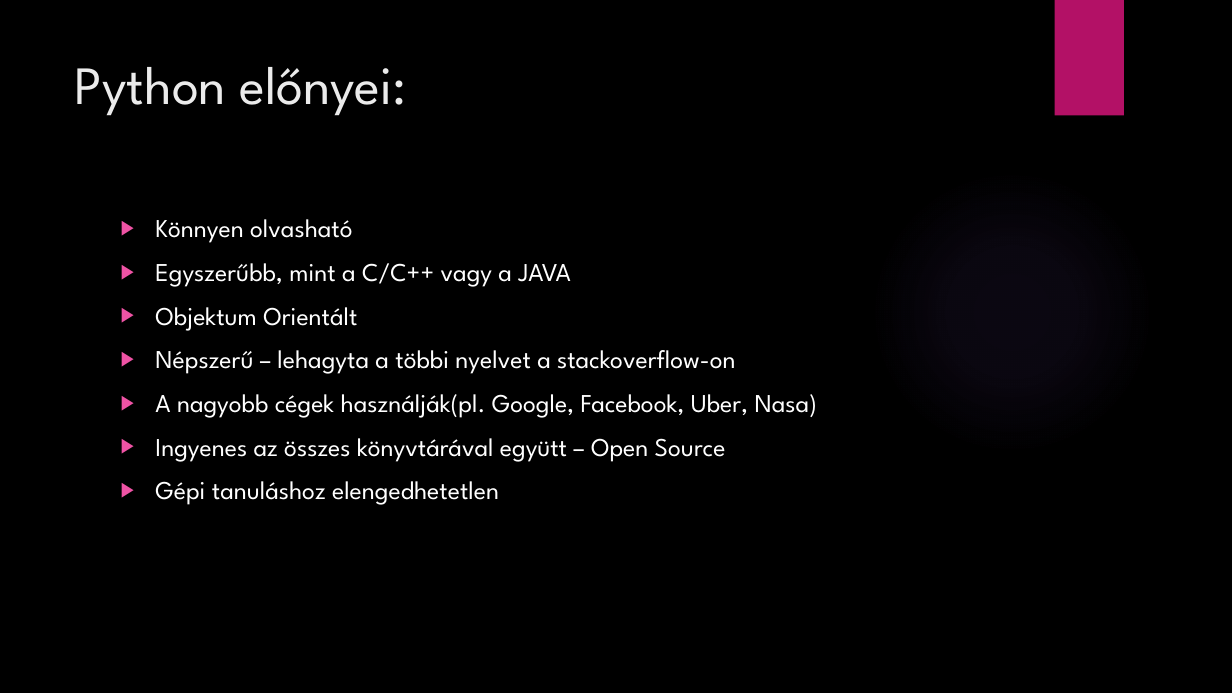
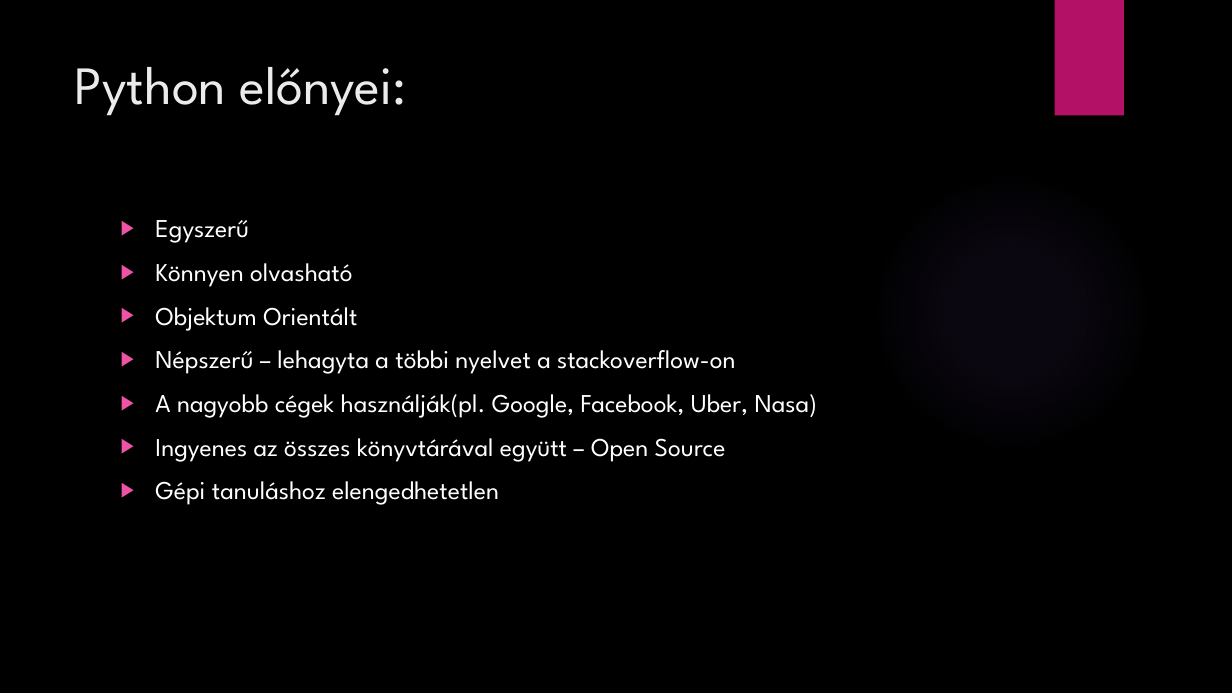
Before and after one commit to IaamSteve/t-zperces_prezent-ci-, a slide deck: slide 3 of Python, Javascript.pptx. Drawn at 1232x693 pixels with LibreOffice and Linux fonts; fonts in the diff are those of the drawing; background and template pictures are left out. Boxes give left, top, right and bottom in pixels: in the first picture for what was removed or moved away, otherwise in the second. Text is boxed around its words. In the diff, an @@ line names an element or a change of style, - is before the commit and + after.

```diff
--- a/Python, Javascript.pptx
+++ b/Python, Javascript.pptx
@@ text at (x1=155, y1=220, x2=249, y2=243): paragraph added @@
+▶ Egyszerű
@@ text at (x1=155, y1=263, x2=571, y2=287): paragraph removed @@
-▶ Egyszerűbb, mint a C/C++ vagy a JAVA
```
Also in this commit, not shown: 2 other slides changed, 1 other file.
